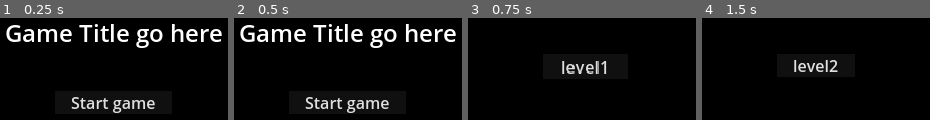
Above: before the commit, frames 1-4 (left to right).
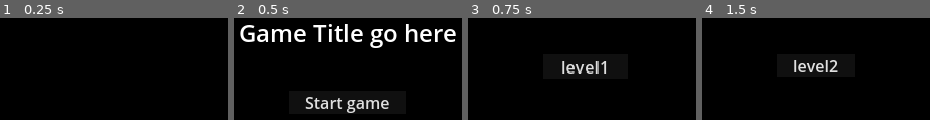
Above: after the commit, the same moments.

Repository: Enweave/pj16
Game: Godot game, scene res://Levels/System/main_menu_level.tscn
Two runs of this game, one before a commit and one after it. Both use one fixed random seed, a clock stepped at 60 frames per second and the inputs below.
Inputs:
- Up to frame 1 (0.25 s): no input
- Up to frame 2 (0.5 s): no input
- Up to frame 3 (0.75 s): click "Start game" at 0.5 s
- Up to frame 4 (1.5 s): click "level1" at 1.25 s

The runs differ from the first frame. In frame 1, 8.9% of the frame differs, in the area x 2-98%, y 5-94%; in frame 2, nothing differs; in frame 3, nothing differs; in frame 4, nothing differs.

Commit message:
inner viewport + character base

Diff:
--- /dev/null
+++ b/Common/Framework/character_base.gd
@@ -0,0 +1,90 @@
+extends CharacterBody2D
+class_name CharacterBase
+
+var gravity: float = ProjectSettings.get_setting("physics/2d/default_gravity") as float
+
+@export_group("Movement")
+@export var SPEED: float = 200
+@export var AIR_CONTROL: float = 1
+@export var AIR_FRICTION : float = 0.7
+@export var ACCELERATION: float = 20
+@export var GRAVITY_SCALE: float = 1
+@export var TERMINAL_VELOCITY_HORIZONTAL: float = 500
+@export var TERMINAL_VELOCITY_VERTICAL: float = 400
+
+var DECELERATION: float               = SPEED/10
+var control_direction: Vector2        = Vector2.ZERO
+var control_direction_latent: Vector2 = Vector2.ZERO
+var control_direction_scale: float    = 1
+
+@export_group("Jump")
+@export var JUMP_FORCE: float = 300.
+@export var JUMP_NUM_MAX: int = 1
+@export var JUMP_INPUT_BUFFER_TIME: float = 0.1
+@export var JUMP_COYOTE_TIME: float = 0.15
+@export_group("Wall Jump")
+@export var WALL_JUMP_ENABLED: bool = true
+@export var WALL_JUMP_FORCE_Y: float = 275.
+@export var WALL_JUMP_FORCE_X: float = 338.
+@export_group("Misc")
+@export var PUSH_RIGID_BODIES: bool = false
+@export var PUSH_RIGID_BODIES_FORCE: int = 2
+signal jump_started
+signal landed
+
+
+func _ready():
+    pass
+
+
+func set_control_direction(direction: Vector2) -> void:
+    control_direction.x = clamp(direction.x, -1, 1)
+    control_direction.y = clamp(direction.y, -1, 1)
+    if is_on_floor():
+        control_direction_latent = Vector2.ZERO
+    else:
+        if control_direction.x != 0:
+            control_direction_latent.x = control_direction.x
+        if control_direction.y != 0:
+            control_direction_latent.y = control_direction.y
+
+
+func trigger_jump() -> void:
+    if is_on_floor():
+        velocity.y = -JUMP_FORCE
+
+
+func _process_gravity(delta: float) -> void:
+    if is_on_floor():
+        control_direction_scale = 1
+    else:
+        control_direction_scale = AIR_CONTROL
+
+    var new_velocity: float = velocity.y + gravity * GRAVITY_SCALE * delta
+    velocity.y = clamp(new_velocity, -TERMINAL_VELOCITY_VERTICAL, TERMINAL_VELOCITY_VERTICAL)
+
+
+func _process_movement(_delta: float) -> void:
+    var new_velocity: float = velocity.x
+    if control_direction.x == 0:
+        new_velocity = move_toward(new_velocity, control_direction_latent.x * SPEED * (1. - AIR_FRICTION), DECELERATION)
+    else:
+        new_velocity = move_toward(new_velocity, control_direction.x * SPEED * control_direction_scale, ACCELERATION)
+
+    velocity.x = clamp(new_velocity, -TERMINAL_VELOCITY_HORIZONTAL, TERMINAL_VELOCITY_HORIZONTAL)
+
+
+func _push_rigid_bodies(delta: float) -> void:
+    for i in get_slide_collision_count():
+        var c: KinematicCollision2D = get_slide_collision(i)
+        if c.get_collider() is RigidBody2D:
+            var r: RigidBody2D = c.get_collider()
+            r.apply_central_impulse(-c.get_normal() * PUSH_RIGID_BODIES_FORCE * delta)
+
+
+func _physics_process(delta):
+    _process_gravity(delta)
+    _process_movement(delta)
+    move_and_slide()
+    if PUSH_RIGID_BODIES:
+        _push_rigid_bodies(delta)
--- /dev/null
+++ b/Common/Framework/character_base.tscn
@@ -0,0 +1,6 @@
+[gd_scene load_steps=2 format=3 uid="uid://dhvsqxfk17u12"]
+
+[ext_resource type="Script" path="res://Common/Framework/character_base.gd" id="1_ssgyn"]
+
+[node name="Character" type="CharacterBody2D"]
+script = ExtResource("1_ssgyn")
--- a/Common/constants.gd
+++ b/Common/constants.gd
@@ -1,3 +1,4 @@
 extends Node
 
 const GRID_SIZE: int = 32
+const INTERNAL_RESOLUTION: Vector2 = Vector2(640, 360)
--- a/Common/flow_controller_autoload.gd
+++ b/Common/flow_controller_autoload.gd
@@ -6,77 +6,102 @@
 var main_menu_level_path: String  = "res://Levels/System/main_menu_level.tscn"
 var end_game_level_path: String   = "res://Levels/System/end_game_level.tscn"
 var current_pause_menu: PauseMenu
+var viewport_container: SubViewportContainer
+var viewport: SubViewport
+
+func _ready():
+	current_pause_menu = null
+	process_mode = Node.PROCESS_MODE_ALWAYS
+	input_controller = InputController.new()
+	add_child(input_controller)
+	# create a sub-viewport to contain levels
+	viewport_container = SubViewportContainer.new()
+	viewport_container.set_visible(false)
+	viewport = SubViewport.new()
+
+	await get_tree().get_root().call_deferred("add_child", viewport_container)
+	await viewport_container.call_deferred("add_child", viewport)
+	viewport_container.set_mouse_filter(Control.MOUSE_FILTER_STOP)
+	viewport_container.focus_mode = Control.FOCUS_ALL
+
+	viewport.size = Constants.INTERNAL_RESOLUTION
+	viewport.handle_input_locally = true
+	viewport.canvas_item_default_texture_filter = 0 # DEFAULT_CANVAS_ITEM_TEXTURE_FILTER_NEAREST
+
+	get_tree().create_timer(0.3).timeout.connect(_on_timeout)
+#	viewport_container.set_visible(true)
 
 
-func _ready():
-    current_pause_menu = null
-    process_mode = Node.PROCESS_MODE_ALWAYS
-    input_controller = InputController.new()
-    add_child(input_controller)
+func _on_timeout():
+	viewport_container.set_visible(true)
+
+func set_current_level(current_level_in: LevelBase = null):
+	current_level = current_level_in
+	# move level to sub-viewport
+	current_level.call_deferred("reparent", viewport, false)
 
 
-func set_current_level(current_level_in: LevelBase = null):
-    current_level = current_level_in
+func set_player_character(player_character_in: CharacterBase = null):
+	input_controller.set_current_character(player_character_in)
 
 
 func set_next_level_scene_path(next_scene_in: String = ""):
-    next_level_scene_path = next_scene_in
+	next_level_scene_path = next_scene_in
 
 
 func load_main_menu():
-    pause_game(false)
-    _load_level(main_menu_level_path)
+	pause_game(false)
+	_load_level(main_menu_level_path)
 
 
 func load_end_game():
-    pause_game(false)
-    _load_level(end_game_level_path)
+	pause_game(false)
+	_load_level(end_game_level_path)
 
 
 func restart_level():
-    await pause_game(false)
-    if not get_tree().current_scene:
-        if current_level != null:
-            get_tree().set_current_scene(current_level)
-            get_tree().reload_current_scene()
-    else:
-        get_tree().reload_current_scene()
+	await pause_game(false)
+	if current_level != null:
+		# reinstantiate current level
+		var level_path: String = current_level.scene_file_path
+		await current_level.call_deferred("queue_free")
+		_load_level(level_path)
 
 
 
 func _load_level(level_path: String):
-    pause_game(false)
-    print("Loading level: " + level_path)
-    await(current_level.call_deferred("queue_free"))
-    var level: Node = load(level_path).instantiate()
-    get_tree().get_root().add_child(level)
+	pause_game(false)
+	print("Loading level: " + level_path)
+	await(current_level.call_deferred("queue_free"))
+	var level: Node = load(level_path).instantiate()
+	viewport.add_child(level)
 
 
 func load_next_level():
-    if next_level_scene_path != "":
-        _load_level(next_level_scene_path)
-    else:
-        print("No next level scene set")
-        load_end_game()
+	if next_level_scene_path != "":
+		_load_level(next_level_scene_path)
+	else:
+		print("No next level scene set")
+		load_end_game()
 
 
 func add_remove_pause_menu(pause: bool):
-    if current_pause_menu != null:
-        await current_pause_menu.call_deferred("queue_free")
-        current_pause_menu = null
-    if pause:
-        current_pause_menu = load("res://UI/pause_menu.tscn").instantiate()
-        current_pause_menu.process_mode = Node.PROCESS_MODE_ALWAYS
-        get_tree().get_root().add_child(current_pause_menu)
+	if current_pause_menu != null:
+		await current_pause_menu.call_deferred("queue_free")
+		current_pause_menu = null
+	if pause:
+		current_pause_menu = load("res://UI/pause_menu.tscn").instantiate()
+		current_pause_menu.process_mode = Node.PROCESS_MODE_ALWAYS
+		get_tree().get_root().add_child(current_pause_menu)
 
 
 func pause_game(pause: bool):
-    add_remove_pause_menu(pause)
-    if pause:
-        get_tree().paused = true
-    else:
-        get_tree().paused = false
+	add_remove_pause_menu(pause)
+	if pause:
+		get_tree().paused = true
+	else:
+		get_tree().paused = false
 
 
 func toggle_pause_game():
-    pause_game(not get_tree().paused)
+	pause_game(not get_tree().paused)
--- a/Common/input_controller.gd
+++ b/Common/input_controller.gd
@@ -1,6 +1,7 @@
 extends Node
 class_name InputController
 
+var current_character: CharacterBase = null
 enum InputActions {
     Pause,
     MoveUp,
@@ -28,6 +29,22 @@
 }
 
 
+func set_current_character(character: CharacterBase = null) -> void:
+    current_character = character
+
+
+func _process(_delta: float) -> void:
+    if current_character != null:
+
+        var direction_x: float = Input.get_axis(input_actions[InputActions.MoveLeft], input_actions[InputActions.MoveRight])
+        var direction_y: float = Input.get_axis(input_actions[InputActions.MoveUp], input_actions[InputActions.MoveDown])
+
+        current_character.set_control_direction(Vector2(direction_x, direction_y))
+
+        if Input.is_action_just_pressed(input_actions[InputActions.Jump]):
+            current_character.trigger_jump()
+
+
 func _unhandled_input(event):
     if event is InputEventKey:
         if event.is_action_pressed(input_actions[InputActions.Pause]):
--- a/Common/level_base.gd
+++ b/Common/level_base.gd
@@ -3,18 +3,18 @@
 class_name LevelBase
 
 @export var next_level_scene: PackedScene:
-    set(value):
-        next_level_scene = value
-        if next_level_scene != null:
-            next_level_path = next_level_scene.resource_path
-        else:
-            next_level_path = ""
-        next_level_scene = null
+	set(value):
+		next_level_scene = value
+		if next_level_scene != null:
+			next_level_path = next_level_scene.resource_path
+		else:
+			next_level_path = ""
+		next_level_scene = null
 
 @export var next_level_path: String
 
 func _ready():
-    if Engine.is_editor_hint() == false:
-        FlowControllerAutoload.set_current_level(self)
-        if next_level_path != null:
-            FlowControllerAutoload.set_next_level_scene_path(next_level_path)
+	if Engine.is_editor_hint() == false:
+		FlowControllerAutoload.set_current_level(self)
+		if next_level_path != null:
+			FlowControllerAutoload.set_next_level_scene_path(next_level_path)
--- a/project.godot
+++ b/project.godot
@@ -26,6 +26,7 @@
 
 window/size/viewport_width=640
 window/size/viewport_height=360
+window/size/mode=2
 window/stretch/mode="viewport"
 
 [gui]
Not shown, added: export_presets.cfg
Not shown, changed: .gitignore
